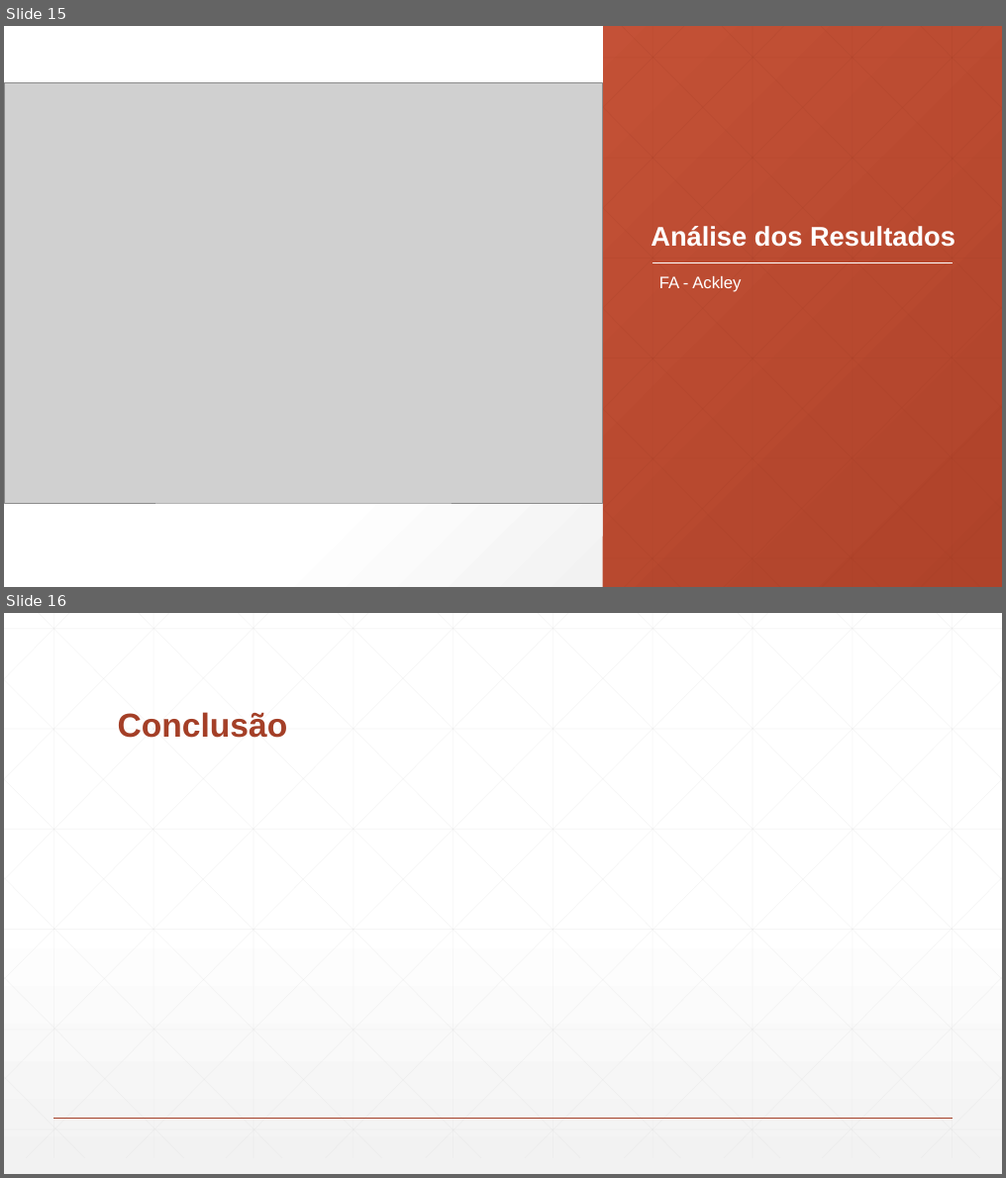
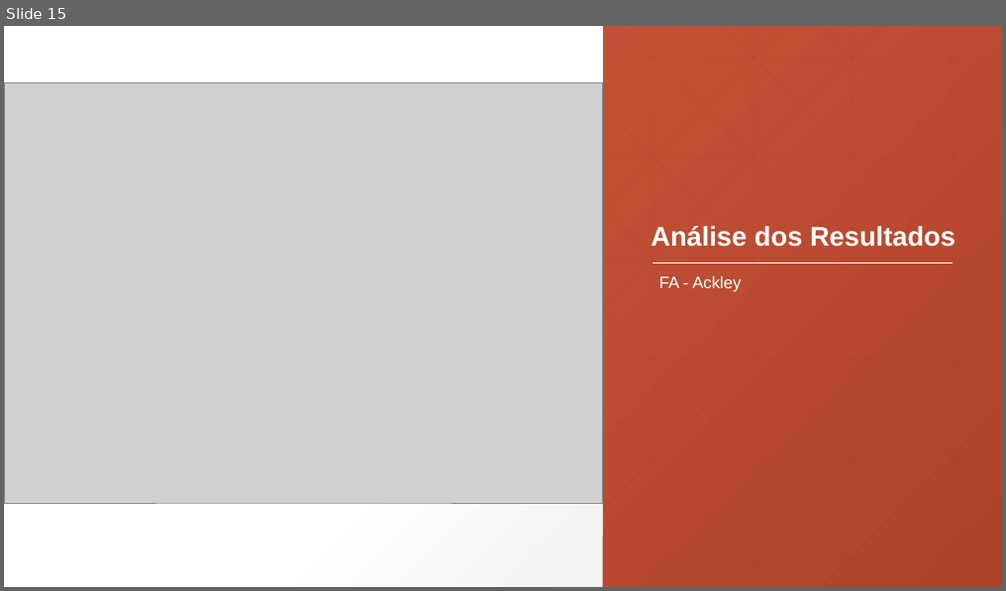
Before and after one commit to Paulitchos/IC-Project, a slide deck: Project/Phase II/IC - Phase_II.pptx. Shown one above the other, each under a label of ours: slides 15 and 16 before the commit, slide 15 after it. The pictures are 1006x1178 and 1006x591 pixels, drawn with LibreOffice and Linux fonts; fonts in the diff are those of the drawing; grey boxes stand for pictures. Boxes give left, top, right and bottom in pixels: in the first picture for what was removed or moved away, otherwise in the second. Text is boxed around its words. In the diff, an @@ line names an element or a change of style, - is before the commit and + after.

Commit message:
Apresentação, Analise de Resultados,Conclusão

```diff
--- a/Project/Phase II/IC - Phase_II.pptx
+++ b/Project/Phase II/IC - Phase_II.pptx
@@ slide 16 removed at <box>4,613,1002,1174</box>, background gradient #FFFFFF to #F2F2F2 @@
@@ title removed at <box>118,712,288,738</box> @@
-Conclusão
@@ group removed at <box>4,613,1002,1158</box>: 46 lines @@
@@ line removed from (54, 1118) to (952, 1118) @@
```
Also in this commit, not shown: 1 slide added, 12 other files.
